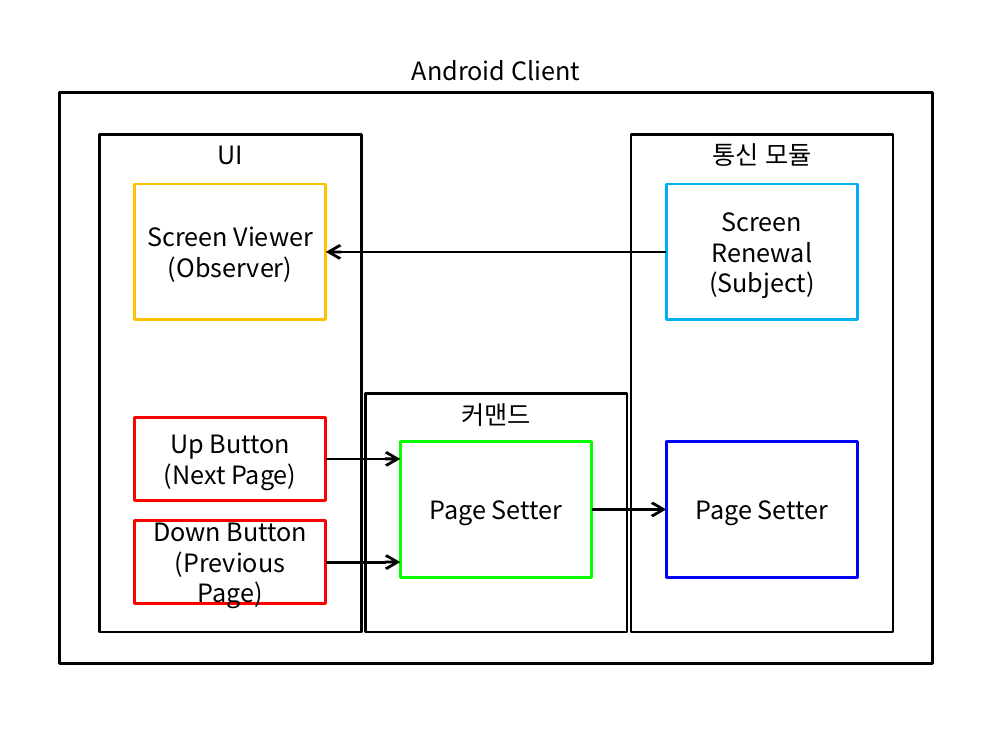
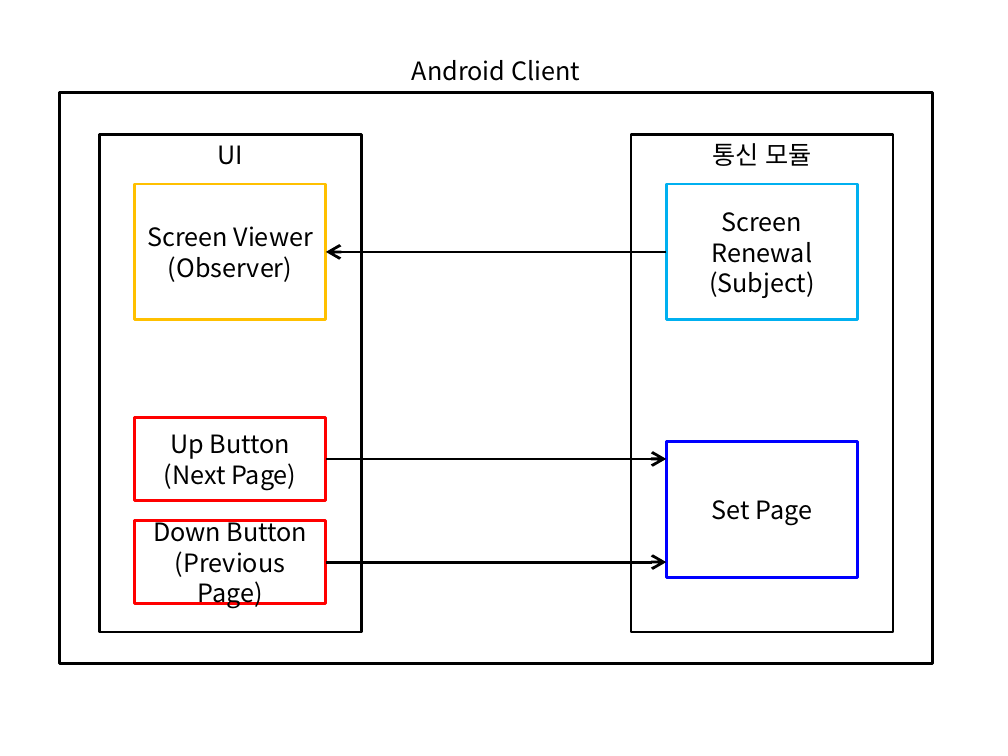
Before and after one commit to uhm0311/PPT-Remote-Viewer, a slide deck: slide 2 of 문서/개요.pptx (slide 3 before the commit). Drawn at 1008x756 pixels with LibreOffice and Linux fonts; fonts in the diff are those of the drawing. Boxes give left, top, right and bottom in pixels: in the first picture for what was removed or moved away, otherwise in the second. Text is boxed around its words. In the diff, an @@ line names an element or a change of style, - is before the commit and + after.

```diff
--- a/문서/개요.pptx
+++ b/문서/개요.pptx
@@ rectangle removed at [365,394,627,632] @@
-커맨드
@@ rectangle removed at [400,442,592,578] @@
-Page Setter
@@ arrow moved from (326, 459) - (400, 459) to (326, 459) - (666, 459) @@
@@ arrow removed from (592, 509) to (666, 509) @@
@@ text in rectangle at [712,500,813,525]: text changed @@
-Page Setter
+Set Page
@@ arrow moved from (326, 562) - (400, 562) to (326, 562) - (666, 562) @@
```
Also in this commit, not shown: 2 slides removed, 7 other files.
